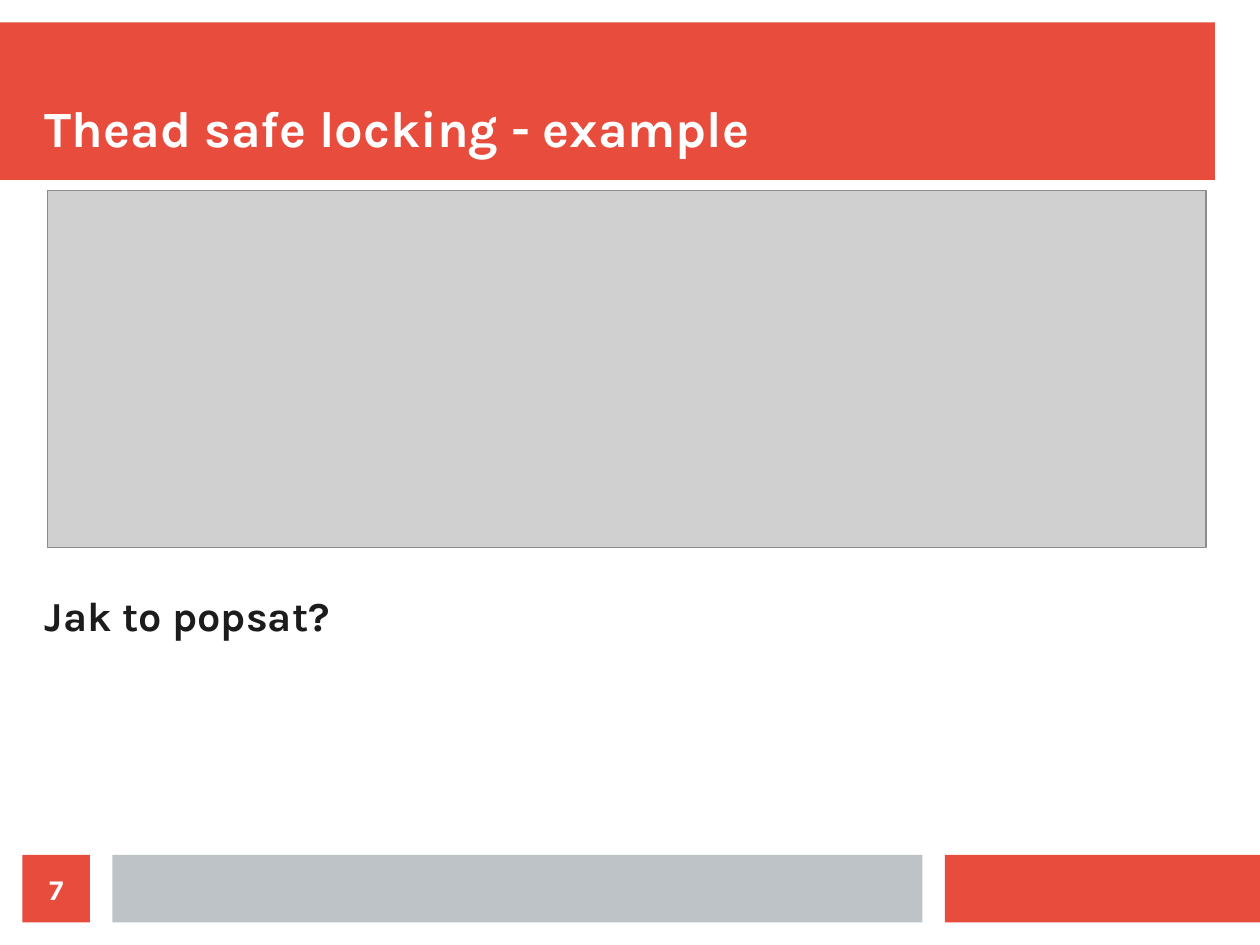
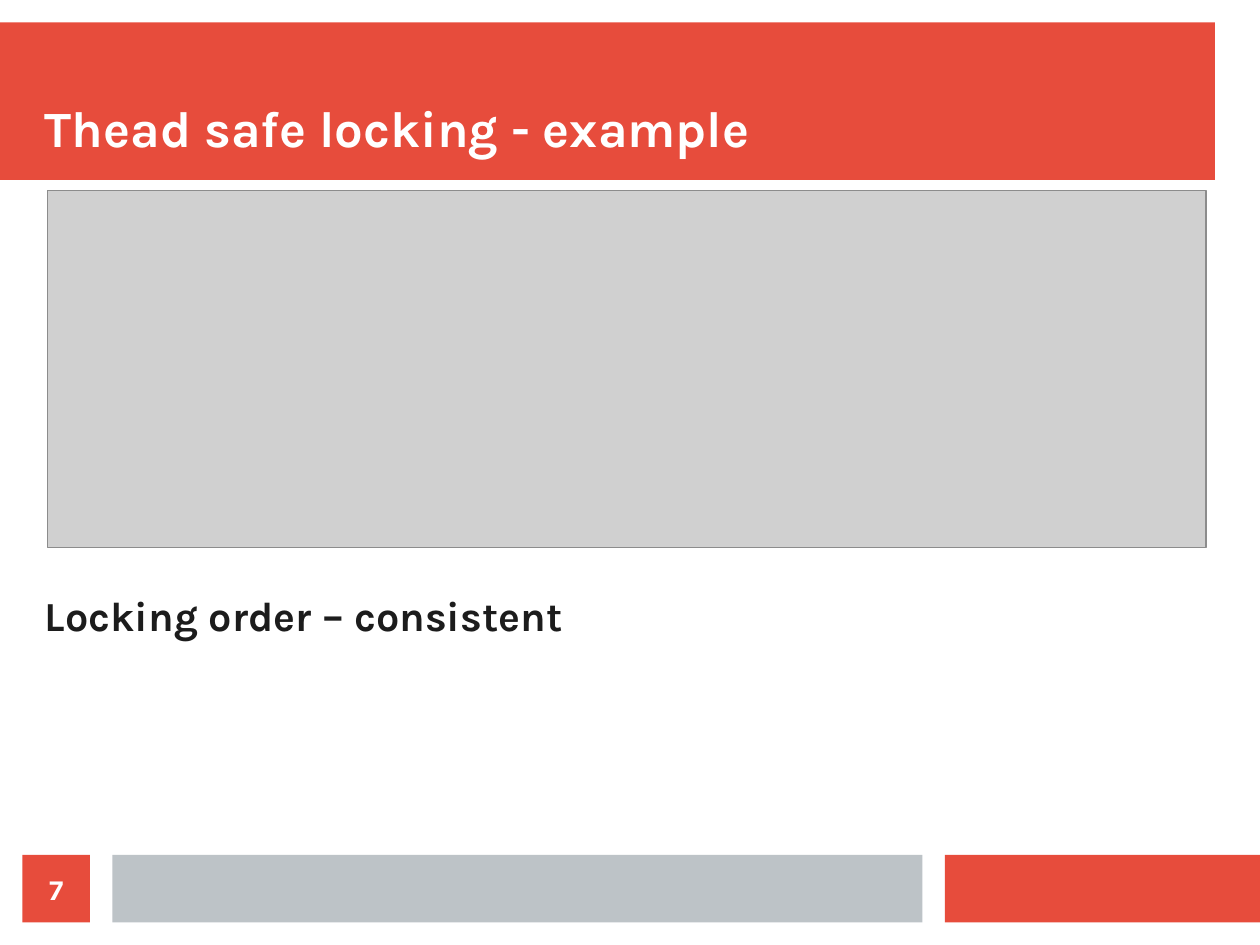
Before and after one commit to jajir/jbtree, a slide deck: slide 7 of jbtree/src/presentation/jbtree-0.1.odp. Drawn at 1260x945 pixels with LibreOffice and Linux fonts; fonts in the diff are those of the drawing; grey boxes stand for pictures. Boxes give left, top, right and bottom in pixels: in the first picture for what was removed or moved away, otherwise in the second. Text is boxed around its words. In the diff, an @@ line names an element or a change of style, - is before the commit and + after.

```diff
--- a/jbtree/src/presentation/jbtree-0.1.odp
+++ b/jbtree/src/presentation/jbtree-0.1.odp
@@ text at box(45, 601, 562, 642): text changed @@
-Jak to popsat?
+Locking order – consistent
```
Also in this commit, not shown: 10 other slides changed, 4 slides added, 2 slides removed, 6 other files.
